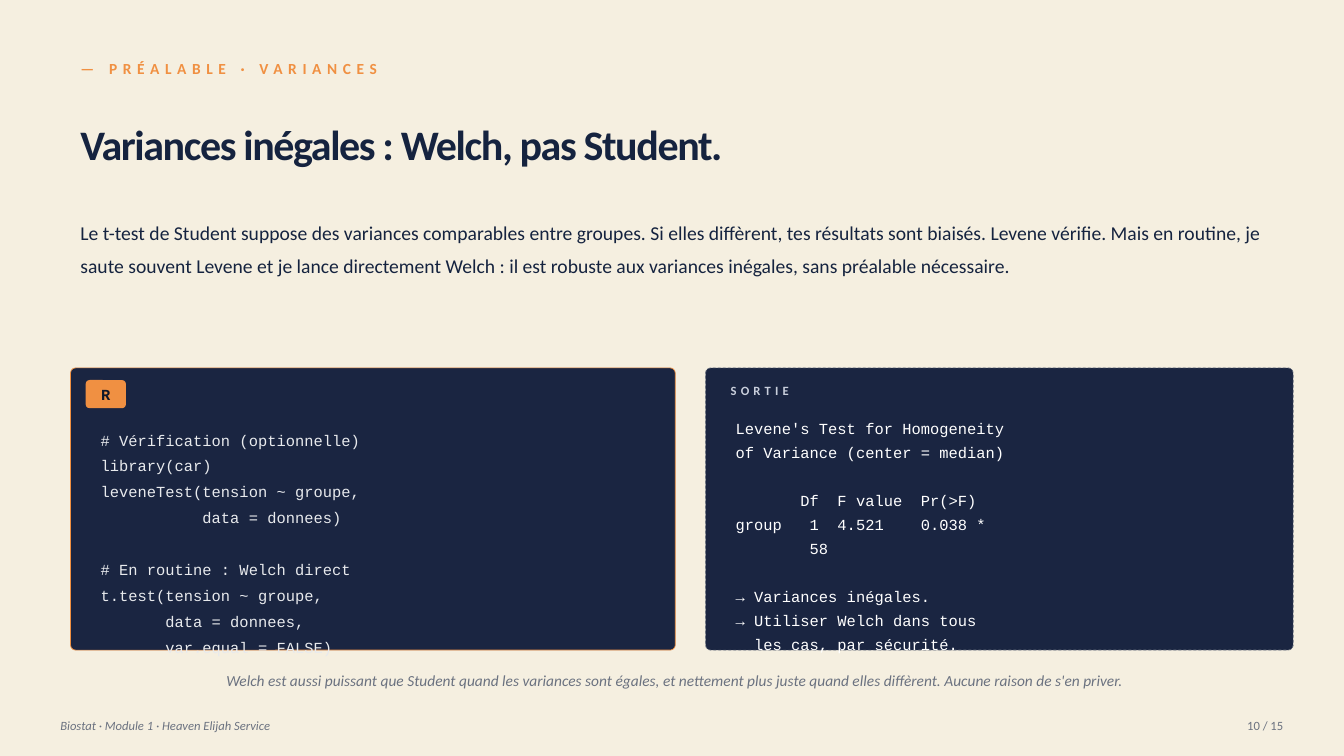
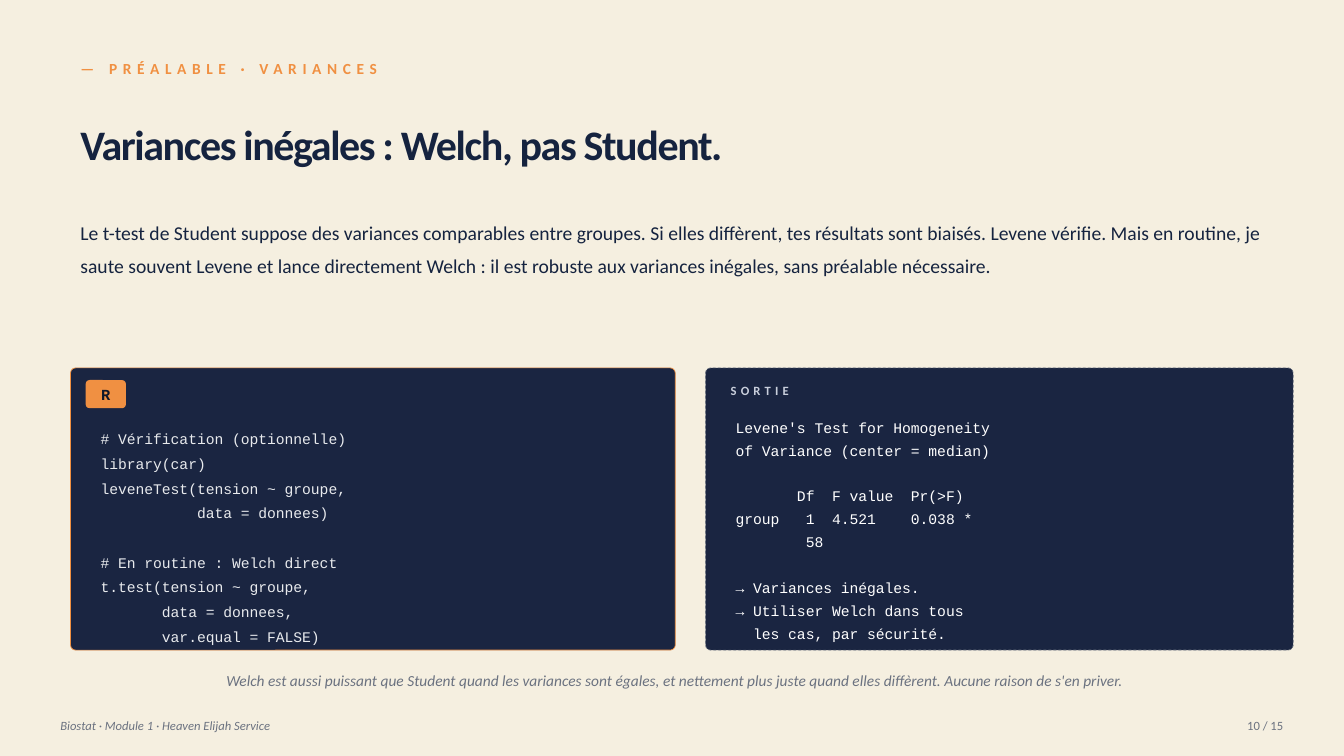
Before and after one commit to heavenelijahservice-tech/heaven-elijah-site, a slide deck: slide 10 of formations/output/biostat-module-1-fondations.pptx. Drawn at 1344x756 pixels with LibreOffice and Linux fonts; fonts in the diff are those of the drawing. Boxes give left, top, right and bottom in pixels: in the first picture for what was removed or moved away, otherwise in the second. Text is boxed around its words. In the diff, an @@ line names an element or a change of style, - is before the commit and + after.

```diff
--- a/formations/output/biostat-module-1-fondations.pptx
+++ b/formations/output/biostat-module-1-fondations.pptx
@@ text at <box>80,226,1259,277</box>: text changed @@
-Le t-test de Student suppose des variances comparables entre groupes. Si elles diffèrent, tes résultats sont biaisés. Levene vérifie. Mais en routine, je saute souvent Levene et je lance directement Welch : il est robuste aux variances inégales, sans préalable nécessaire.
+Le t-test de Student suppose des variances comparables entre groupes. Si elles diffèrent, tes résultats sont biaisés. Levene vérifie. Mais en routine, je saute souvent Levene et lance directement Welch : il est robuste aux variances inégales, sans préalable nécessaire.
@@ text "# Vérification (optionnelle)" at <box>101,434,346,645</box>: size 11 to 10.5 pt @@
@@ text "Levene's Test for Homogeneity" at <box>736,422,989,642</box>: size 11 to 10.5 pt @@
```
Also in this commit, not shown: 11 other slides changed, 2 other files.
